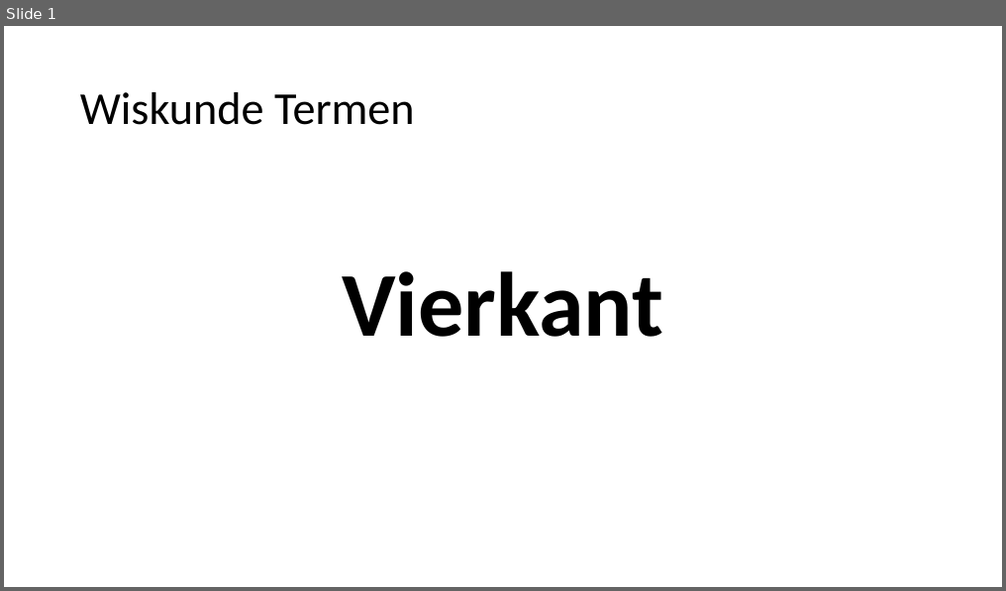
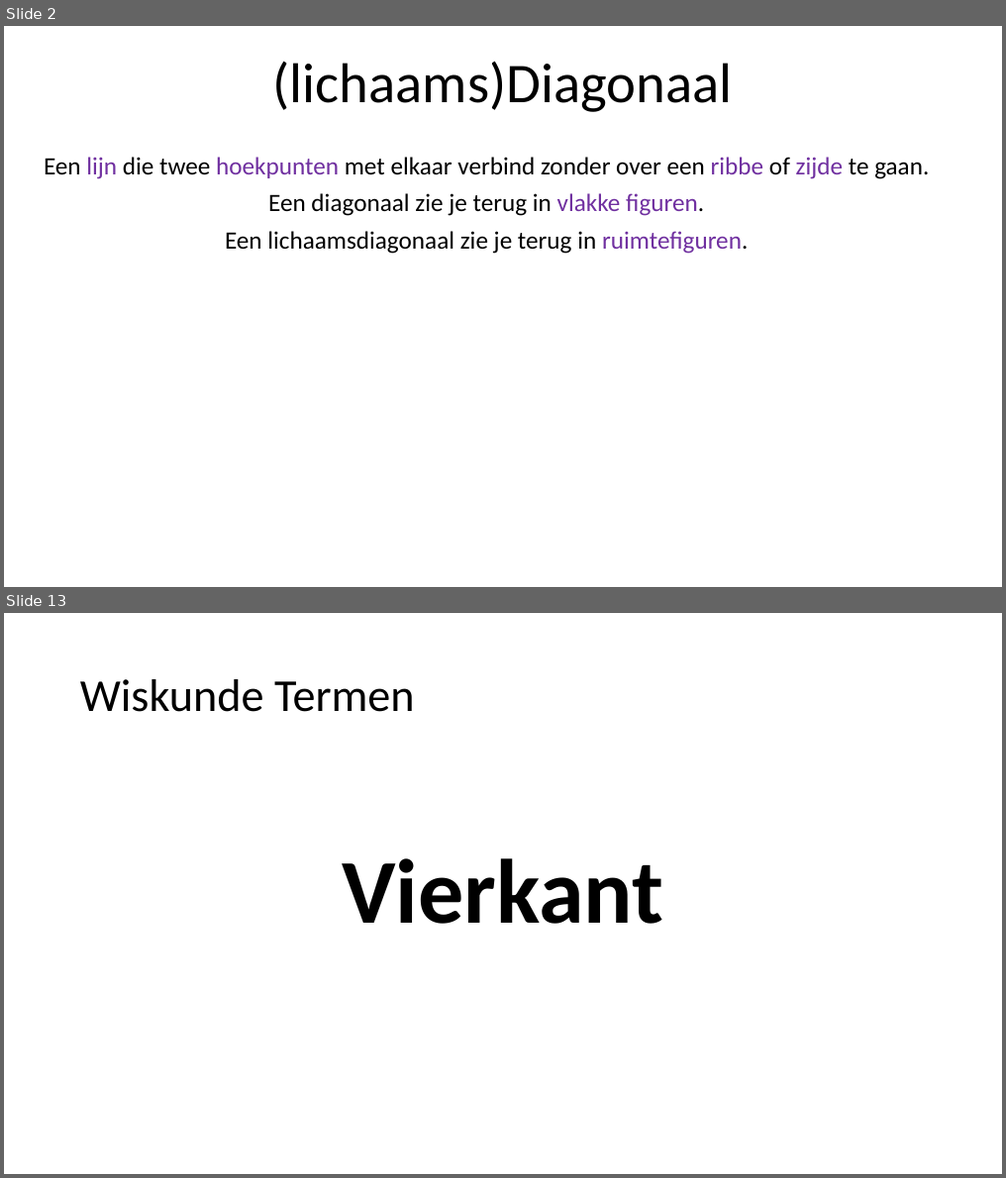
Before and after one commit to heinvinkel/wiskundetermen, a slide deck: meetkunde/AAAAMeetkunde.pptx. Shown one above the other, each under a label of ours: slide 1 before the commit, slides 2 and 13 after it; the slides between them are not shown. The pictures are 1006x591 and 1006x1178 pixels, drawn with LibreOffice and Linux fonts; fonts in the diff are those of the drawing. Boxes give left, top, right and bottom in pixels: in the first picture for what was removed or moved away, otherwise in the second. Text is boxed around its words. In the diff, an @@ line names an element or a change of style, - is before the commit and + after.

```diff
--- a/meetkunde/AAAAMeetkunde.pptx
+++ b/meetkunde/AAAAMeetkunde.pptx
@@ slide 2 added at [4,26,1002,587], background #FFFFFF @@
@@ title added at [273,61,733,112], 54 pt, text #000000 @@
+(lichaams)Diagonaal
@@ text added at [44,157,929,254], 24 pt, text #000000 @@
+Een lijn die twee hoekpunten met elkaar verbind zonder over een ribbe of zijde te gaan.
+Een diagonaal zie je terug in vlakke figuren.
+Een lichaamsdiagonaal zie je terug in ruimtefiguren.
@@ what was slide 1 is now slide 13 @@
```
Also in this commit, not shown: 11 other slides added, 7 other files.
